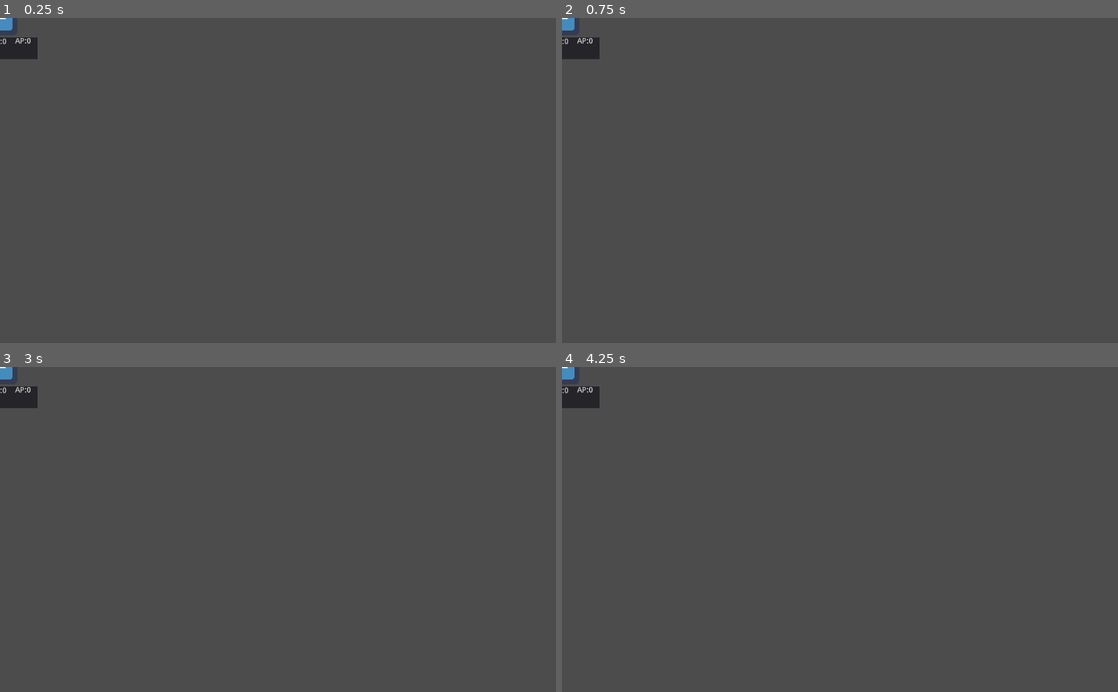
Above: before the commit, frames 1-4 (two rows, left to right).
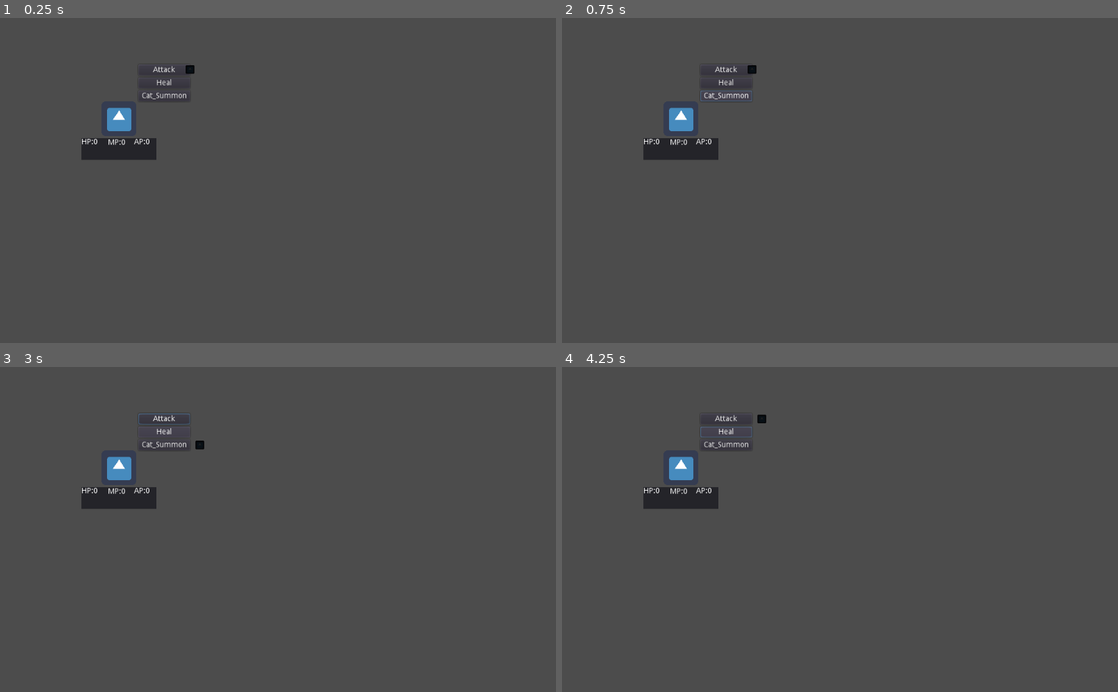
Above: after the commit, the same moments.

Repository: JUB-Yoush/godot-rpg-2
Game: Godot game, scene res://src/battlers/party/Player.tscn
The game is run twice, just before and just after one commit, with the same random seed, the same clock (stepped at 60 frames per second) and the same inputs. This scene is started directly instead of the project's main scene. The engine's default icon, where the game draws it, is replaced by a stand-in: a white triangle on a blue panel in a dark square.
Inputs (mouse positions are in pixels of both pictures, inside the frame that each line leads up to):
- Up to frame 1 (0.25 s): no input
- Up to frame 2 (0.75 s): click (728, 96) at 0.5 s, where only the run after the commit has a clickable "Cat_Summon"
- Up to frame 3 (3 s): click (166, 419) at 1.25 s, where only the run after the commit has a clickable "Attack"; click (166, 432) at 2 s, where only the run after the commit has a clickable "Heal"; tap Enter at 2.75 s; hold Up (up, bound only after the commit) from 2.78 s (still down); tap Z (confirm, bound only after the commit) at 2.85 s
- Up to frame 4 (4.25 s): tap Z (confirm, bound only after the commit) at 3.5, 3.6 s; release Up (up, bound only after the commit) at 3.53 s; hold Down (down, bound only after the commit) from 3.53 s (still down)

The runs differ from the first frame. In frame 1, 1.9% of the frame differs, in the area x 0-35%, y 0-44%; in frame 2, 1.9%; in frame 3, 1.9%; in frame 4, 1.9%.
Error after the commit: Invalid get index 'skill_name' (on base: 'Button'). (res://src/battlers/party/MenuSelector.gd:35)

Commit message:
MAKE SKILL SIGNAL UP TO ROOT PARTY NODE

Diff:
--- a/project.godot
+++ b/project.godot
@@ -24,6 +24,39 @@
 run/main_scene="res://src/main/Main.tscn"
 config/icon="res://icon.png"
 
+[input]
+
+up={
+"deadzone": 0.5,
+"events": [ Object(InputEventKey,"resource_local_to_scene":false,"resource_name":"","device":0,"alt":false,"shift":false,"control":false,"meta":false,"command":false,"pressed":false,"scancode":16777232,"physical_scancode":0,"unicode":0,"echo":false,"script":null)
+ ]
+}
+down={
+"deadzone": 0.5,
+"events": [ Object(InputEventKey,"resource_local_to_scene":false,"resource_name":"","device":0,"alt":false,"shift":false,"control":false,"meta":false,"command":false,"pressed":false,"scancode":16777234,"physical_scancode":0,"unicode":0,"echo":false,"script":null)
+ ]
+}
+left={
+"deadzone": 0.5,
+"events": [ Object(InputEventKey,"resource_local_to_scene":false,"resource_name":"","device":0,"alt":false,"shift":false,"control":false,"meta":false,"command":false,"pressed":false,"scancode":16777231,"physical_scancode":0,"unicode":0,"echo":false,"script":null)
+ ]
+}
+right={
+"deadzone": 0.5,
+"events": [ Object(InputEventKey,"resource_local_to_scene":false,"resource_name":"","device":0,"alt":false,"shift":false,"control":false,"meta":false,"command":false,"pressed":false,"scancode":16777233,"physical_scancode":0,"unicode":0,"echo":false,"script":null)
+ ]
+}
+confirm={
+"deadzone": 0.5,
+"events": [ Object(InputEventKey,"resource_local_to_scene":false,"resource_name":"","device":0,"alt":false,"shift":false,"control":false,"meta":false,"command":false,"pressed":false,"scancode":90,"physical_scancode":0,"unicode":0,"echo":false,"script":null)
+ ]
+}
+return={
+"deadzone": 0.5,
+"events": [ Object(InputEventKey,"resource_local_to_scene":false,"resource_name":"","device":0,"alt":false,"shift":false,"control":false,"meta":false,"command":false,"pressed":false,"scancode":88,"physical_scancode":0,"unicode":0,"echo":false,"script":null)
+ ]
+}
+
 [physics]
 
 common/enable_pause_aware_picking=true
--- a/src/battlers/party/MenuSelector.gd
+++ b/src/battlers/party/MenuSelector.gd
@@ -7,5 +7,35 @@
 # index through children and put cursor next to one you're currently on
 # signal to partymember node when skill selected
 
+
+var selected_index := 0
+onready var menuCursor = get_parent().get_node("MenuCursor")
+signal skill_selected(skill_name)
+
 func _ready():
-	pass
+	make_skill_menu()
+
+func make_skill_menu() -> void:
+	var skills = get_parent().get_parent().get_node("Skills").get_children()
+	for skill in skills:
+		var skill_btn = Button.new()
+		skill_btn.text = skill.skill_name
+		add_child(skill_btn)
+
+
+func _input(event):
+	if event.is_action_pressed("up"):
+		selected_index = wrapi(selected_index -1, 0, get_child_count())
+		update_cursor(selected_index)
+	if event.is_action_pressed("down"):
+		selected_index = wrapi(selected_index + 1, 0, get_child_count())
+		update_cursor(selected_index)
+
+	if event.is_action("confirm"):
+		emit_signal("skill_selected", get_child(selected_index).skill_name)
+
+func update_cursor(selected_index:int):
+	print(selected_index)
+	print("update_cursor")
+	menuCursor.rect_position.y = get_child(selected_index).rect_position.y - 135
+	menuCursor.rect_position.x = get_child(selected_index).rect_position.x + 160
--- a/src/battlers/party/PartyMember.gd
+++ b/src/battlers/party/PartyMember.gd
@@ -4,5 +4,12 @@
 onready var skills = $Skills
 onready var skill_list = skills.get_children()
 
-func _ready():
+signal skill_queued(skill,character)
+
+func _ready() -> void:
 	print(max_hp)
+
+func on_skill_chosen() -> void:
+	#pick a target, get the list of all enemies and make a list for the cursor to go through
+	#when the skill and enemy is chosen, pass this scene, the skill, and the enemy scene to the main scene
+	pass
--- a/src/battlers/party/PartyMember.tscn
+++ b/src/battlers/party/PartyMember.tscn
@@ -65,17 +65,6 @@
 "_edit_use_anchors_": false
 }
 
-[node name="SampleSkillBtn" type="Button" parent="UI/MenuSelector" index="0"]
-margin_right = 76.0
-margin_bottom = 20.0
-text = "Skill Btn"
-
-[node name="SampleSkillBtn2" type="Button" parent="UI/MenuSelector" index="1"]
-margin_top = 24.0
-margin_right = 76.0
-margin_bottom = 44.0
-text = "Skill Btn 2"
-
 [node name="MenuCursor" type="TextureRect" parent="UI" index="2"]
 visible = false
 modulate = Color( 0.117647, 0.117647, 0.117647, 1 )
--- a/src/battlers/party/Player.tscn
+++ b/src/battlers/party/Player.tscn
@@ -1,11 +1,18 @@
-[gd_scene load_steps=4 format=2]
+[gd_scene load_steps=5 format=2]
 
 [ext_resource path="res://src/battlers/party/PartyMember.tscn" type="PackedScene" id=1]
 [ext_resource path="res://src/skills/party_skills/Heal.tscn" type="PackedScene" id=2]
 [ext_resource path="res://src/skills/party_skills/Attack.tscn" type="PackedScene" id=3]
+[ext_resource path="res://src/skills/party_skills/SummonCat.tscn" type="PackedScene" id=4]
 
 [node name="Player" instance=ExtResource( 1 )]
+position = Vector2( 219, 186 )
 
 [node name="Attack" parent="Skills" index="0" instance=ExtResource( 3 )]
 
 [node name="Heal" parent="Skills" index="1" instance=ExtResource( 2 )]
+
+[node name="Summon Cat" parent="Skills" index="2" instance=ExtResource( 4 )]
+
+[node name="MenuCursor" parent="UI" index="2"]
+visible = true
--- a/src/main/Main.gd
+++ b/src/main/Main.gd
@@ -1,16 +1,6 @@
 extends Node2D
 
 
-# Declare member variables here. Examples:
-# var a: int = 2
-# var b: String = "text"
 
-
-# Called when the node enters the scene tree for the first time.
 func _ready() -> void:
 	pass # Replace with function body.
-
-
-# Called every frame. 'delta' is the elapsed time since the previous frame.
-#func _process(delta: float) -> void:
-#	pass
--- a/src/main/TurnManager.gd
+++ b/src/main/TurnManager.gd
@@ -1,8 +1,8 @@
 extends Node2D
 
-onready var battlers = $Battlers
-onready var party = $Battlers/PartyMembers
-onready var enemies = $Battlers/Enemies
+#onready var battlers = $Battlers
+#onready var party = $Battlers/PartyMembers
+#onready var enemies = $Battlers/Enemies
 
 var party_turn:bool
 var current_turn:Node2D
--- /dev/null
+++ b/src/skills/party_skills/SummonCat.tscn
@@ -0,0 +1,10 @@
+[gd_scene load_steps=2 format=2]
+
+[ext_resource path="res://src/skills/Skill.tscn" type="PackedScene" id=1]
+
+[node name="Summon Cat" instance=ExtResource( 1 )]
+skill_name = "Cat_Summon"
+skill_info = "AP:3 MP:5 DMG: 10 summon a cat lmao"
+skill_mp_cost = 5
+skill_ap_cost = 3
+skill_dmg = 10
